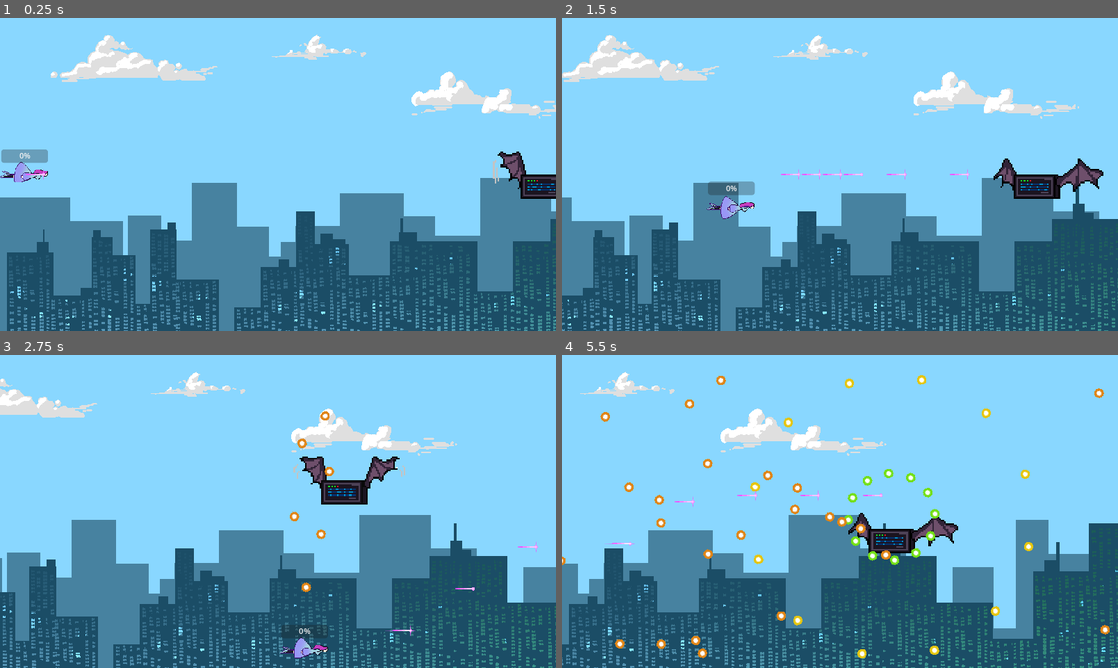
Above: before the commit, frames 1-4 (two rows, left to right).
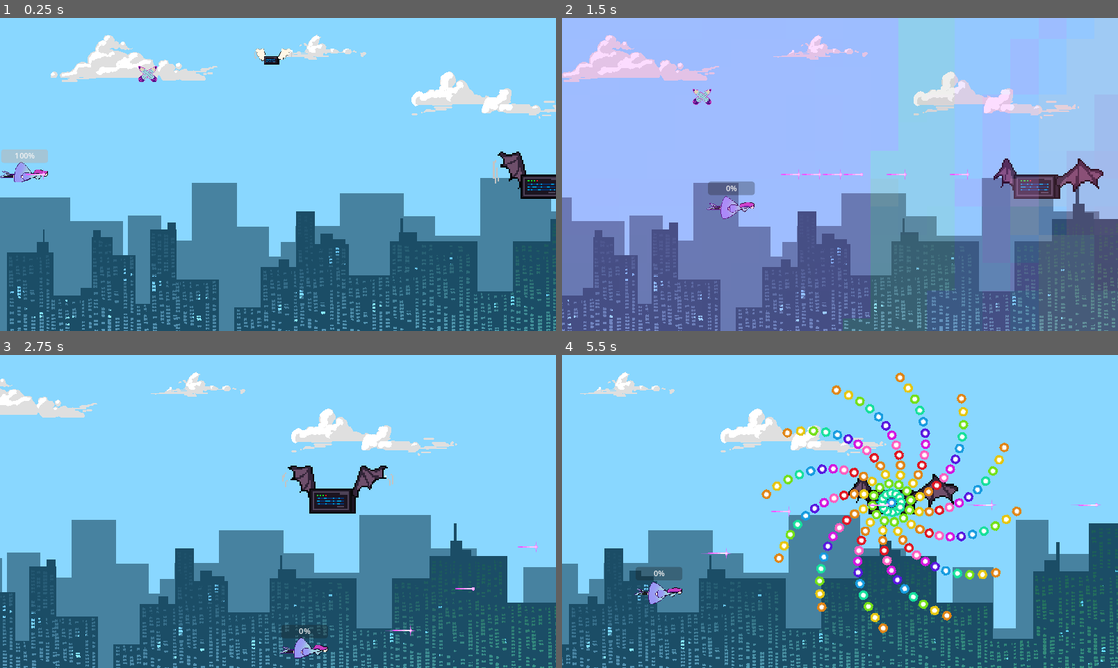
Above: after the commit, the same moments.

Repository: clenneabig/AI-KILL
Game: Godot game, scene res://Levels/level_1.tscn
Two runs of this game, one before a commit and one after it. Both use one fixed random seed, a clock stepped at 60 frames per second and the inputs below. The engine's default icon, where the game draws it, is replaced by a stand-in: a white triangle on a blue panel in a dark square.
Inputs (mouse positions are in pixels of both pictures, inside the frame that each line leads up to):
- Up to frame 1 (0.25 s): no input
- Up to frame 2 (1.5 s): move the mouse to (962, 158) at 0.52 s; hold D (move_right) 0.53-1.28 s; hold E (bomb) 0.53-1.28 s; move the mouse to (728, 190) at 1.27 s; hold S (move_down) from 1.28 s (still down); click (728, 190) at 1.35 s
- Up to frame 3 (2.75 s): move the mouse to (333, 442) at 2.02 s; release S (move_down) at 2.03 s; hold D (move_right) from 2.03 s (still down); tap Q (toggle_bullets) at 2.1 s
- Up to frame 4 (5.5 s): move the mouse to (812, 574) at 2.77 s; release D (move_right) at 2.78 s; hold W (move_up) 2.78-3.53 s; tap E (bomb) at 2.85 s; move the mouse to (1006, 558) at 3.52 s; press the mouse at (1006, 558) at 3.53 s; hold A (move_left) 3.53-5.03 s; move the mouse to (673, 464) at 4.27 s; release the mouse at (673, 464) at 4.28 s; tap Q (toggle_bullets) at 4.35 s; move the mouse to (867, 511) at 5.02 s; hold S (move_down) from 5.03 s (still down); hold E (bomb) from 5.03 s (still down)

The runs differ from the first frame. In frame 1, 0.6% of the frame differs, in the area x 0-53%, y 9-47%; in frame 2, 78%, in the area x 0-100%, y 0-100%; in frame 3, 1.9%; in frame 4, 9.7%.

Commit message:
bullets and bomb stuff

Diff:
--- a/BulletPattens/bullet.gd
+++ b/BulletPattens/bullet.gd
@@ -8,6 +8,7 @@
 var accel = false
 var deccel = false
 var Acc_Cap = 100.0
+var screen_size
 
 @onready var sprite = $Sprite2D
 var red = preload("res://assets/bullets/enemybullets/redbullet.png")
@@ -23,6 +24,7 @@
 var textarr = [red, orange, yellow, green, cyan, blue, indigo, purple, pink]
 
 func _ready():
+	screen_size = get_viewport_rect().size
 	sprite.texture = textarr[0]
 
 # Called every frame. 'delta' is the elapsed time since the previous frame.
@@ -31,7 +33,7 @@
 	if(accel and curret_acc.x>(-Acc_Cap)): curret_acc.x -= acc/10
 	if(deccel and curret_acc.x < 4): curret_acc.x += acc/20
 	dur -= delta
-	if dur <= 0: #avoid memory eating
+	if position.x < 0 or position.x > screen_size.x or position.y < 0 or position.y > screen_size.y: #avoid memory eating
 		queue_free()
 
 func _offScreen(): #explicity remove bullets when off screen so I can free enemies
--- a/Levels/level_1.tscn
+++ b/Levels/level_1.tscn
@@ -7,7 +7,8 @@
 [ext_resource type="Script" path="res://BulletPattens/emit_dir_staggered_straight.gd" id="4_lqy13"]
 [ext_resource type="PackedScene" uid="uid://dmld4sshhilmo" path="res://player.tscn" id="5_7nkj2"]
 [ext_resource type="Script" path="res://BulletPattens/emit_burst_left.gd" id="6_pdbpd"]
-[ext_resource type="PackedScene" path="res://mid_boss.tscn" id="7_h6uf4"]
+[ext_resource type="PackedScene" uid="uid://bs6yar7840053" path="res://mid_boss.tscn" id="7_h6uf4"]
+[ext_resource type="PackedScene" uid="uid://d1nt2v7peffn5" path="res://power_up.tscn" id="9_yomiq"]
 
 [sub_resource type="Curve2D" id="Curve2D_gyrlu"]
 _data = {
@@ -558,6 +559,12 @@
 [node name="Bullet_Node" type="Node2D" parent="." groups=["Bullet_Node"]]
 
 [node name="Player" parent="." groups=["Player"] instance=ExtResource("5_7nkj2")]
+
+[node name="PowerUp" parent="." instance=ExtResource("9_yomiq")]
+position = Vector2(306, 104)
+
+[node name="Enemy" parent="." instance=ExtResource("2_jb2pd")]
+position = Vector2(568, 80)
 
 [editable path="Enemies/Group_1/Path2D/PathFollow2D/Enemy1"]
 [editable path="Enemies/Group_1/Path2D/PathFollow2D/Enemy2"]
--- a/bomb.gd
+++ b/bomb.gd
@@ -10,10 +10,10 @@
 # Called every frame. 'delta' is the elapsed time since the previous frame.
 func _process(delta):
 	if $CollisionShape2D.disabled == false:
-		$CollisionShape2D.scale.x += 0.25
-		$CollisionShape2D.scale.y += 0.25
-		$Bomb.scale.x += 0.25
-		$Bomb.scale.y += 0.25
+		$CollisionShape2D.scale.x += 1
+		$CollisionShape2D.scale.y += 1
+		$Bomb.scale.x += 1
+		$Bomb.scale.y += 1
 		if $CollisionShape2D.scale.x >= longest/15:
 			$Bomb.visible = false
 			$CollisionShape2D.disabled = true
@@ -22,11 +22,33 @@
 
 func _on_player_bomb():
 	longest = get_viewport_rect().size.x
+	var bullets = get_tree().get_nodes_in_group("Bullet")
+
+	for bullet in bullets:
+		make_powerup(bullet)
+
+	get_tree().call_group("Bullet", "queue_free")
 	$CollisionShape2D.scale = Vector2(1, 1)
 	$Bomb.scale = Vector2(1, 1)
 	$Bomb.visible = true
 	$CollisionShape2D.disabled = false
 
+func make_powerup(bullet):
+	var powerup_scene = preload("res://power_up.tscn")
+	var powerup = powerup_scene.instantiate()
+	get_tree().root.add_child(powerup)
+	powerup.position = bullet.position
 
-func _on_body_entered(body:Node2D):
-	pass # Replace with function body.
+func _on_area_entered(area:Area2D):
+	if area.is_in_group("Enemy"):
+		area.queue_free()
+
+	# elif area.is_in_group("Bullet"):
+	# 	var powerup_scene = preload("res://power_up.tscn")
+	# 	var powerup = powerup_scene.instantiate()
+	# 	get_tree().root.add_child(powerup)
+	# 	powerup.position = area.position
+	# 	area.queue_free()
+
+	elif area.is_in_group("Boss"):
+		area.health -= 100
--- a/enemy.tscn
+++ b/enemy.tscn
@@ -43,7 +43,7 @@
 [sub_resource type="RectangleShape2D" id="RectangleShape2D_jdvj1"]
 size = Vector2(33, 18)
 
-[node name="Enemy" type="Area2D"]
+[node name="Enemy" type="Area2D" groups=["Enemy"]]
 script = ExtResource("1_io0xw")
 metadata/_edit_group_ = true
 
--- a/mid_boss.gd
+++ b/mid_boss.gd
@@ -54,13 +54,13 @@
 				moveUp = true
 			if(moveUp):
 				global_position = global_position.lerp(Vector2(700, 0), 0.05)
-				print(position)
+				#print(position)
 				if (global_position.y < 200): #please ignore bad math I'm at wits end
 					moveUp = false
 					moveDown = true
 			if(moveDown):
 				global_position = position.lerp(Vector2(700, 550), 0.05)
-				print(position)
+				#print(position)
 				if(global_position.y > 400):
 					moveUp = true
 					moveDown = false
--- a/mid_boss.tscn
+++ b/mid_boss.tscn
@@ -46,7 +46,7 @@
 [sub_resource type="RectangleShape2D" id="RectangleShape2D_pwkv4"]
 size = Vector2(32.3333, 17)
 
-[node name="MidBoss" type="Area2D"]
+[node name="MidBoss" type="Area2D" groups=["Boss"]]
 script = ExtResource("1_o77xn")
 
 [node name="Emit" parent="." instance=ExtResource("3_4fxtj")]
--- a/player.tscn
+++ b/player.tscn
@@ -101,6 +101,7 @@
 offset_top = -52.0
 offset_right = 50.0
 offset_bottom = -25.0
+value = 100.0
 
 [node name="Blinker" parent="." instance=ExtResource("5_hns8k")]
 
@@ -110,5 +111,5 @@
 [connection signal="area_entered" from="." to="." method="_on_area_entered"]
 [connection signal="bomb" from="." to="Bomb" method="_on_player_bomb"]
 [connection signal="area_entered" from="GrazeArea" to="." method="_on_graze_area_area_entered"]
-[connection signal="body_entered" from="Bomb" to="Bomb" method="_on_body_entered"]
+[connection signal="area_entered" from="Bomb" to="Bomb" method="_on_area_entered"]
 [connection signal="timeout" from="ShootTime" to="." method="_on_shoot_time_timeout"]
--- a/playerbullet.gd
+++ b/playerbullet.gd
@@ -17,12 +17,3 @@
 	dur -= delta
 	if dur <= 0: #avoid memory eating
 		queue_free()
-
-
-
-func _on_body_entered(body):
-	if(body.is_in_group("Player")):
-		#body.takeDamage
-		print("ouch")
-		queue_free()
-	pass
--- a/power_up.gd
+++ b/power_up.gd
@@ -1,16 +1,17 @@
 extends Area2D
 
-var random_number = randi()% 8
+var random_number = randi() % 8
 var screen_size
 var left_vel = Vector2.ZERO
 var ended = false
+var cooldown = randf_range(0.5, 1.5)
 
 func _ready():
 	screen_size = get_viewport_rect().size
 
 func _process(delta):
 	var velocity = Vector2.ZERO
-	if not ended:
+	if cooldown > 0:
 		match random_number:
 			0:
 				velocity.x += 0.25
@@ -36,6 +37,7 @@
 		velocity = velocity.normalized() * 50
 		position += velocity * delta
 		position = position.clamp(Vector2.ZERO, screen_size)
+		cooldown -= delta
 	else:
 		left_vel += Vector2(-1,0).normalized() * 5
 		position += left_vel * delta
--- a/power_up.tscn
+++ b/power_up.tscn
@@ -17,7 +17,7 @@
 shape = SubResource("RectangleShape2D_w6my2")
 
 [node name="Timer" type="Timer" parent="."]
-wait_time = 2.0
+wait_time = 0.5
 autostart = true
 
 [connection signal="area_entered" from="." to="." method="_on_area_entered"]
Not shown: 1 places in BulletPattens/bullet.tscn that only renumber resources
Not shown: 1 places in Levels/level_1.tscn that only renumber resources
Not shown: 1 places in mid_boss.tscn that only renumber resources
